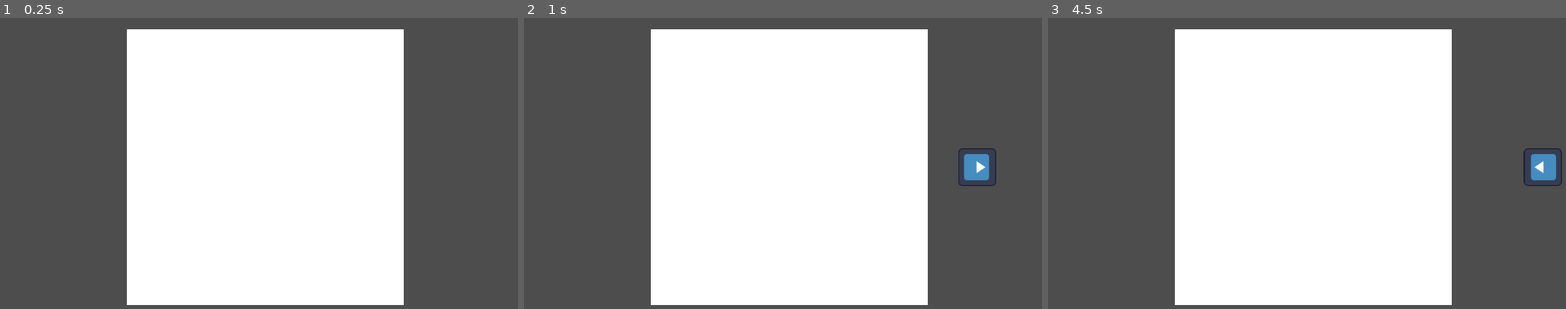
Above: before the commit, frames 1-3 (left to right).
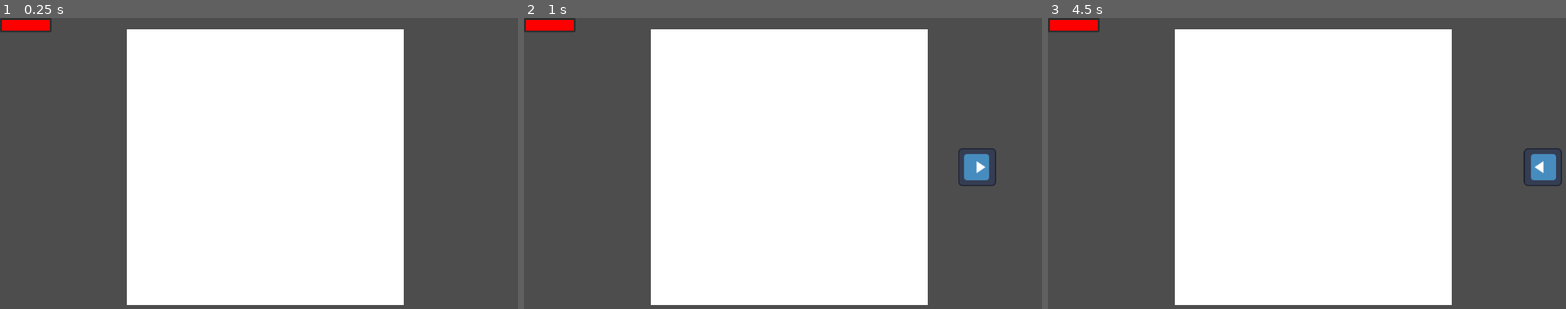
Above: after the commit, the same moments.

Repository: sticks-stuff/ggj
Game: Godot game, scene res://game_scene.tscn
The game is run twice, just before and just after one commit, with the same random seed, the same clock (stepped at 60 frames per second) and the same inputs. The engine's default icon, where the game draws it, is replaced by a stand-in: a white triangle on a blue panel in a dark square.
Inputs (mouse positions are in pixels of both pictures, inside the frame that each line leads up to):
- Up to frame 1 (0.25 s): no input
- Up to frame 2 (1 s): tap Enter at 0.5 s; move the mouse to (907, 151) at 0.52 s; hold D (right) from 0.53 s (still down)
- Up to frame 3 (4.5 s): move the mouse to (1208, 180) at 1.27 s; release D (right) at 1.28 s; hold S (down) 1.28-2.03 s; tap Space at 2, 3.5 s; move the mouse to (1363, 102) at 2.02 s; hold D (right) 2.03-2.78 s; tap Enter at 2.75, 4.25 s; move the mouse to (1286, 227) at 2.77 s; hold W (up) 2.78-3.53 s; move the mouse to (1472, 212) at 3.52 s; hold A (left) from 3.53 s (still down); move the mouse to (1151, 122) at 4.27 s

The runs differ from the first frame. In frame 1, 0.5% of the frame differs, in the area x 0-10%, y 0-5%; in frame 2, 0.5%; in frame 3, 0.5%.

Commit message:
added color picker and fixed draw algorithm

Diff:
--- a/canvas.gd
+++ b/canvas.gd
@@ -33,17 +33,28 @@
 		line_num += 1
 
 func draw_pixel_line(mouse_pos1, mouse_pos2, color):
-	var pos1 =  Vector2((mouse_pos1.x - self.position.x) / pixel_width, (mouse_pos1.y - self.position.y) / pixel_height)
-	var pos2 =  Vector2((mouse_pos2.x - self.position.x) / pixel_width, (mouse_pos2.y - self.position.y) / pixel_height)
-	# https://en.wikipedia.org/wiki/Line_drawing_algorithm#:~:text=A%20naive%20line%2Ddrawing%20algorithm%5Bedit%5D
-	var dx = pos2.x - pos1.x
-	var dy = pos2.y - pos1.y
-	if dx == 0:
-		# Vertical line
-		for y in range(min(pos1.y, pos2.y), max(pos1.y, pos2.y)):
-			pixels[y][pos1.x] = color
-	else:
-		# Non-vertical line
-		for x in range(min(pos1.x, pos2.x), max(pos2.x, pos1.x)):
-			var y = pos1.y + dy * (x - pos1.x) / dx
-			pixels[y][x] = color
+	var pos1 = Vector2((mouse_pos1.x - self.position.x) / pixel_width, (mouse_pos1.y - self.position.y) / pixel_height).floor()
+	var pos2 = Vector2((mouse_pos2.x - self.position.x) / pixel_width, (mouse_pos2.y - self.position.y) / pixel_height).floor()
+
+	# If mouse out of bounds, ignore.
+	if pos1.x < 0 or pos1.x >= width or pos1.y < 0 or pos1.y >= height or pos2.x < 0 or pos2.x > width or pos2.y < 0 or pos2.y >= height:
+		return
+
+	for point in daa(pos1.x, pos1.y, pos2.x, pos2.y):
+		pixels[point.y][point.x] = color
+
+# Digital Differential Analyzer Line Drawing Algorithm
+func daa(x1, y1, x2, y2):
+	var dx = x2 - x1
+	var dy = y2 - y1
+	var steps = max(abs(dx), abs(dy))
+	var Xinc = dx / float(steps)
+	var Yinc = dy / float(steps)
+	var X = x1
+	var Y = y1
+	var points = []
+	for i in range(steps+1):
+		points.append(Vector2(round(X), round(Y)))
+		X += Xinc
+		Y += Yinc
+	return points
--- a/player_draw_pane.gd
+++ b/player_draw_pane.gd
@@ -1,10 +1,13 @@
 extends Control
 
 @onready var canvas = $Canvas;
+@onready var colorPickerButton = $ColorPickerButton
 @export var pixel_size = Vector2i(10, 10);
 
 var last_button_mask = 0;
 var last_position = Vector2(0,0);
+
+var color = Color.RED;
 
 func _ready():
 	pass
@@ -12,7 +15,7 @@
 func _input(event):
 	if is_instance_of(event, InputEventMouse):
 		if last_button_mask == 1 and event.button_mask == 1:
-			canvas.draw_pixel_line(last_position, event.position, Color.RED)
+			canvas.draw_pixel_line(last_position, event.position, colorPickerButton.color)
 		last_position = event.position;
 		last_button_mask = event.button_mask;
 
--- a/player_draw_pane.tscn
+++ b/player_draw_pane.tscn
@@ -26,3 +26,10 @@
 grow_horizontal = 2
 grow_vertical = 2
 script = ExtResource("2_ktsmk")
+
+[node name="ColorPickerButton" type="ColorPickerButton" parent="."]
+layout_mode = 0
+offset_right = 8.0
+offset_bottom = 8.0
+text = "Colour picker"
+color = Color(1, 0, 0, 1)
